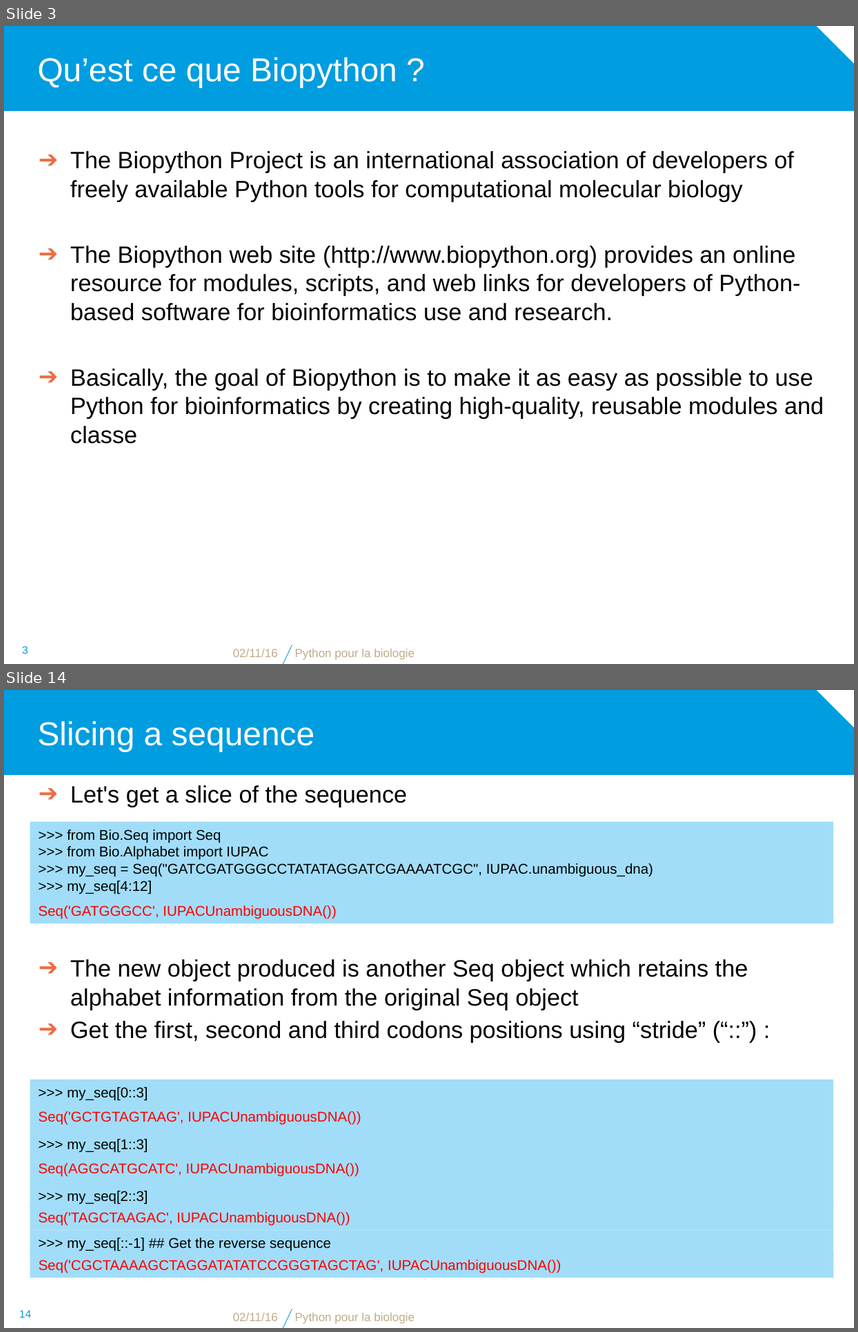
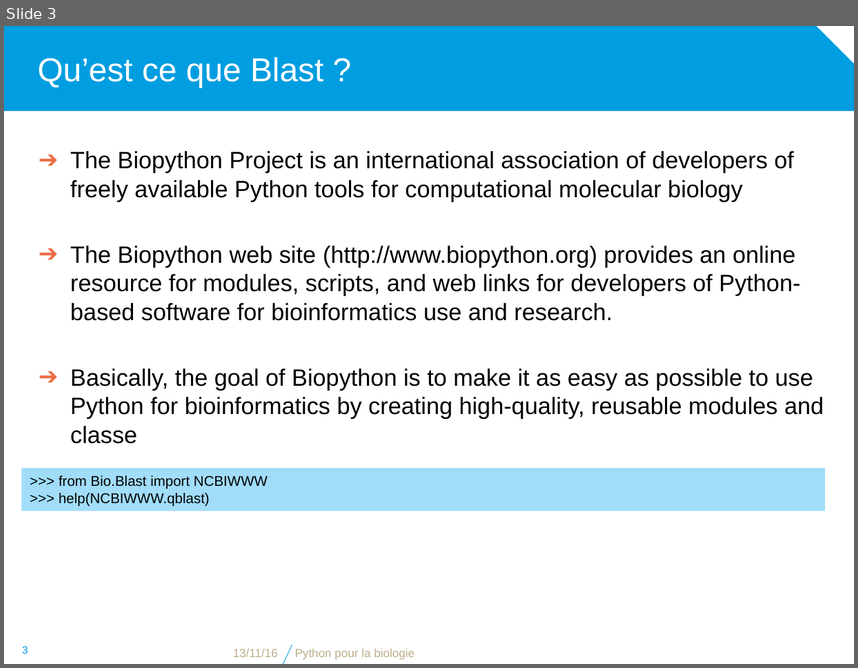
Before and after one commit to bdartigues/python_cnrs_formation, a slide deck: slides/python_biopython_Blast.pptx. Shown one above the other, each under a label of ours: slides 3 and 14 before the commit, slide 3 after it; the slides between them are not shown. The pictures are 858x1332 and 858x668 pixels, drawn with LibreOffice and Linux fonts; fonts in the diff are those of the drawing; background and template pictures are left out. Boxes give left, top, right and bottom in pixels: in the first picture for what was removed or moved away, otherwise in the second. Text is boxed around its words. In the diff, an @@ line names an element or a change of style, - is before the commit and + after.

```diff
--- a/slides/python_biopython_Blast.pptx
+++ b/slides/python_biopython_Blast.pptx
@@ slide 14 removed at (x1=4, y1=690, x2=854, y2=1328), background #FFFFFF; not listed: 2 template elements that a slide beside it also shows @@
@@ title removed at (x1=38, y1=721, x2=315, y2=751) @@
-Slicing a sequence
@@ text removed at (x1=70, y1=785, x2=408, y2=807) @@
-➔ Let's get a slice of the sequence
@@ rectangle removed at (x1=30, y1=822, x2=833, y2=899) @@
->>> from Bio.Seq import Seq
->>> from Bio.Alphabet import IUPAC
->>> my_seq = Seq("GATCGATGGGCCTATATAGGATCGAAAATCGC", IUPAC.unambiguous_dna)
->>> my_seq[4:12]
@@ rectangle removed at (x1=30, y1=898, x2=833, y2=923) @@
-Seq('GATGGGCC', IUPACUnambiguousDNA())
@@ text removed at (x1=70, y1=959, x2=749, y2=1043) @@
-➔ The new object produced is another Seq object which retains the alphabet information from the original Seq object
-➔ Get the first, second and third codons positions using “stride” (“::”) :
@@ rectangle removed at (x1=30, y1=1079, x2=833, y2=1105) @@
->>> my_seq[0::3]
@@ text removed at (x1=38, y1=1111, x2=361, y2=1125) @@
-Seq('GCTGTAGTAAG', IUPACUnambiguousDNA())
@@ text removed at (x1=67, y1=1138, x2=148, y2=1152) @@
->>> my_seq[1::3]
@@ text removed at (x1=38, y1=1163, x2=359, y2=1176) @@
-Seq(AGGCATGCATC', IUPACUnambiguousDNA())
@@ text removed at (x1=67, y1=1190, x2=148, y2=1204) @@
->>> my_seq[2::3]
@@ text removed at (x1=38, y1=1212, x2=350, y2=1225) @@
-Seq('TAGCTAAGAC', IUPACUnambiguousDNA())
@@ text removed at (x1=67, y1=1237, x2=331, y2=1251) @@
->>> my_seq[::-1] ## Get the reverse sequence
@@ rectangle removed at (x1=30, y1=1252, x2=833, y2=1277) @@
-Seq('CGCTAAAAGCTAGGATATATCCGGGTAGCTAG', IUPACUnambiguousDNA())
@@ page number removed at (x1=19, y1=1310, x2=31, y2=1317) @@
-14
@@ text removed at (x1=233, y1=1312, x2=278, y2=1321) @@
-02/11/16
@@ text removed at (x1=295, y1=1312, x2=415, y2=1323) @@
-Python pour la biologie
@@ slide 3 changed as well @@
@@ title at (x1=38, y1=57, x2=323, y2=87): text changed @@
-Qu’est ce que Biopython ?
+Qu’est ce que Blast ?
@@ rectangle added at (x1=22, y1=468, x2=825, y2=510), fill #A1DDF9, 12 pt, text #000000 @@
+>>> from Bio.Blast import NCBIWWW
+>>> help(NCBIWWW.qblast)
@@ text at (x1=233, y1=648, x2=278, y2=657): text changed @@
-02/11/16
+13/11/16
```
Also in this commit, not shown: 2 other slides changed, 5 slides added, 28 other slides removed, 4 other files.
